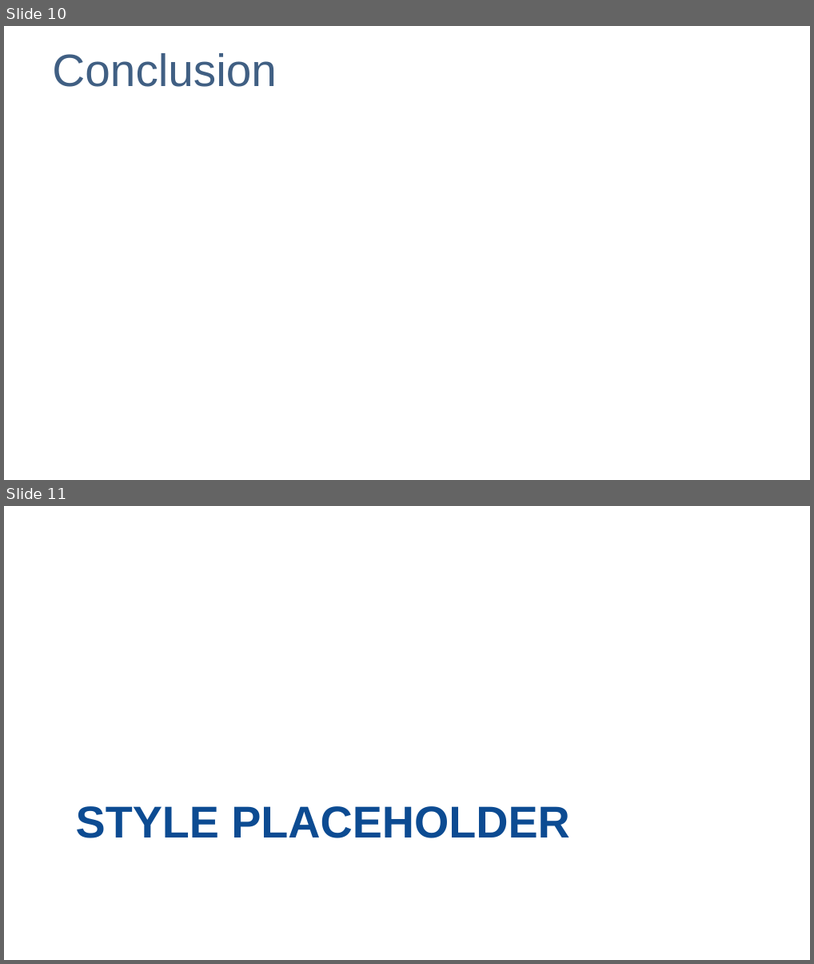
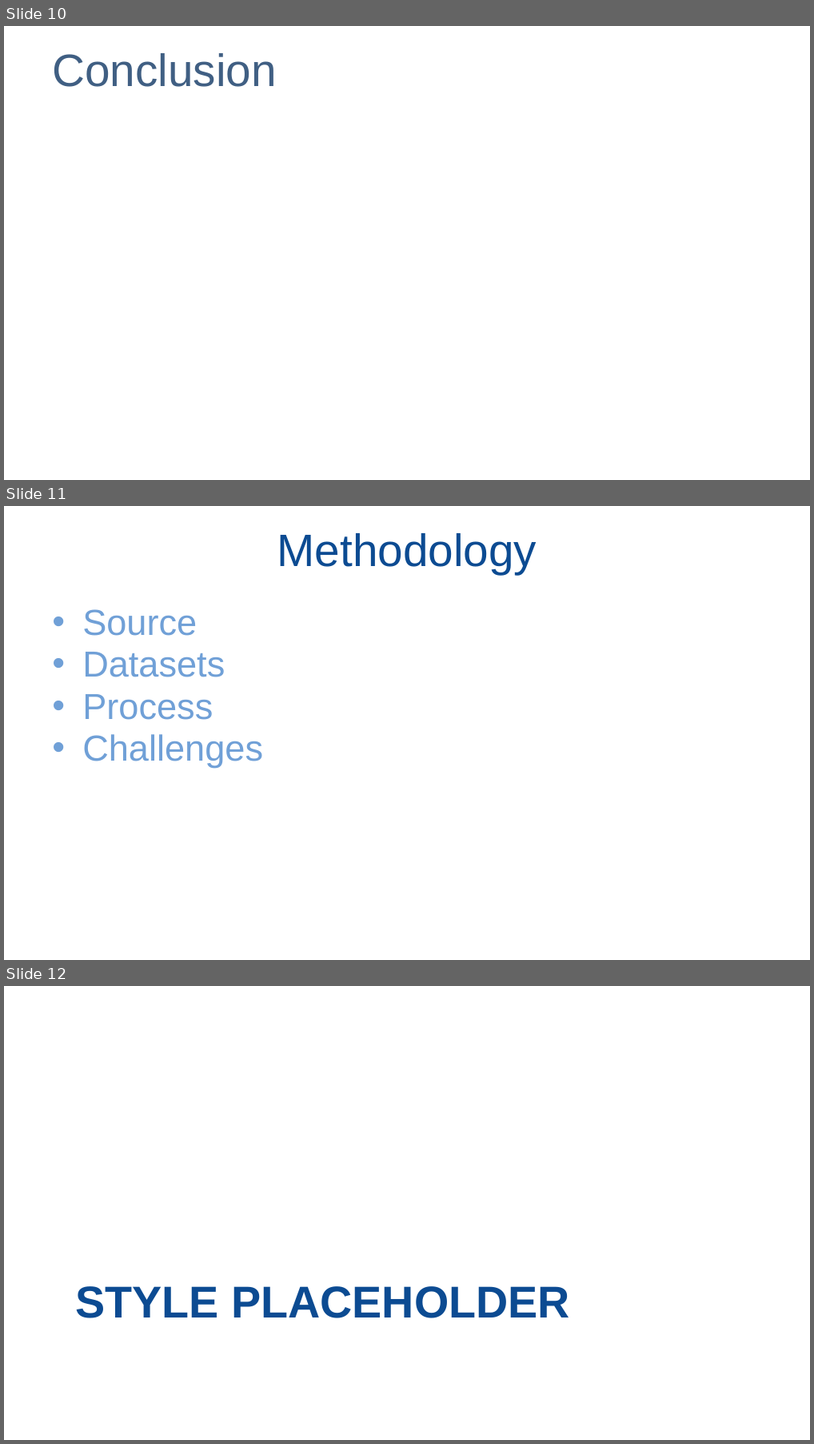
Before and after one commit to speedracer05/Covid_CalFresh, a slide deck: Presentation/Covid_CalFresh_v.01.pptx. Shown one above the other, each under a label of ours: slides 10 and 11 before the commit, slides 10, 11 and 12 after it. The pictures are 814x964 and 814x1444 pixels, drawn with LibreOffice and Linux fonts; fonts in the diff are those of the drawing. Boxes give left, top, right and bottom in pixels: in the first picture for what was removed or moved away, otherwise in the second. Text is boxed around its words. In the diff, an @@ line names an element or a change of style, - is before the commit and + after.

Commit message:
pptx template update

```diff
--- a/Presentation/Covid_CalFresh_v.01.pptx
+++ b/Presentation/Covid_CalFresh_v.01.pptx
@@ slide 11 added at [4, 506, 810, 960], background #FFFFFF @@
@@ title added at [278, 533, 538, 574], 54 pt, text #0C4B92 @@
+Methodology
@@ text added at [82, 609, 263, 768], 43 pt, text #70A0D7 @@
+• Source
+• Datasets
+• Process
+• Challenges
@@ what was slide 11 is now slide 12 @@
```
